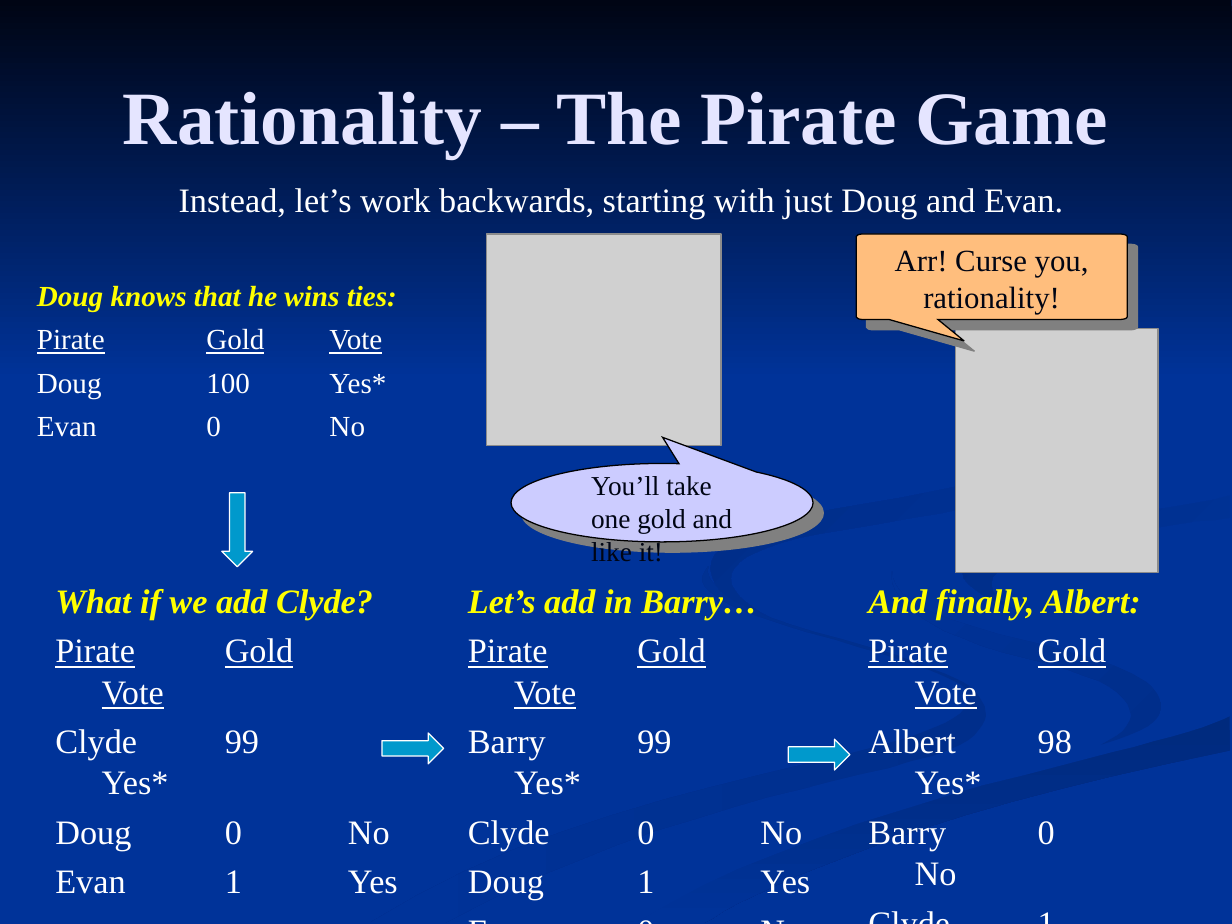
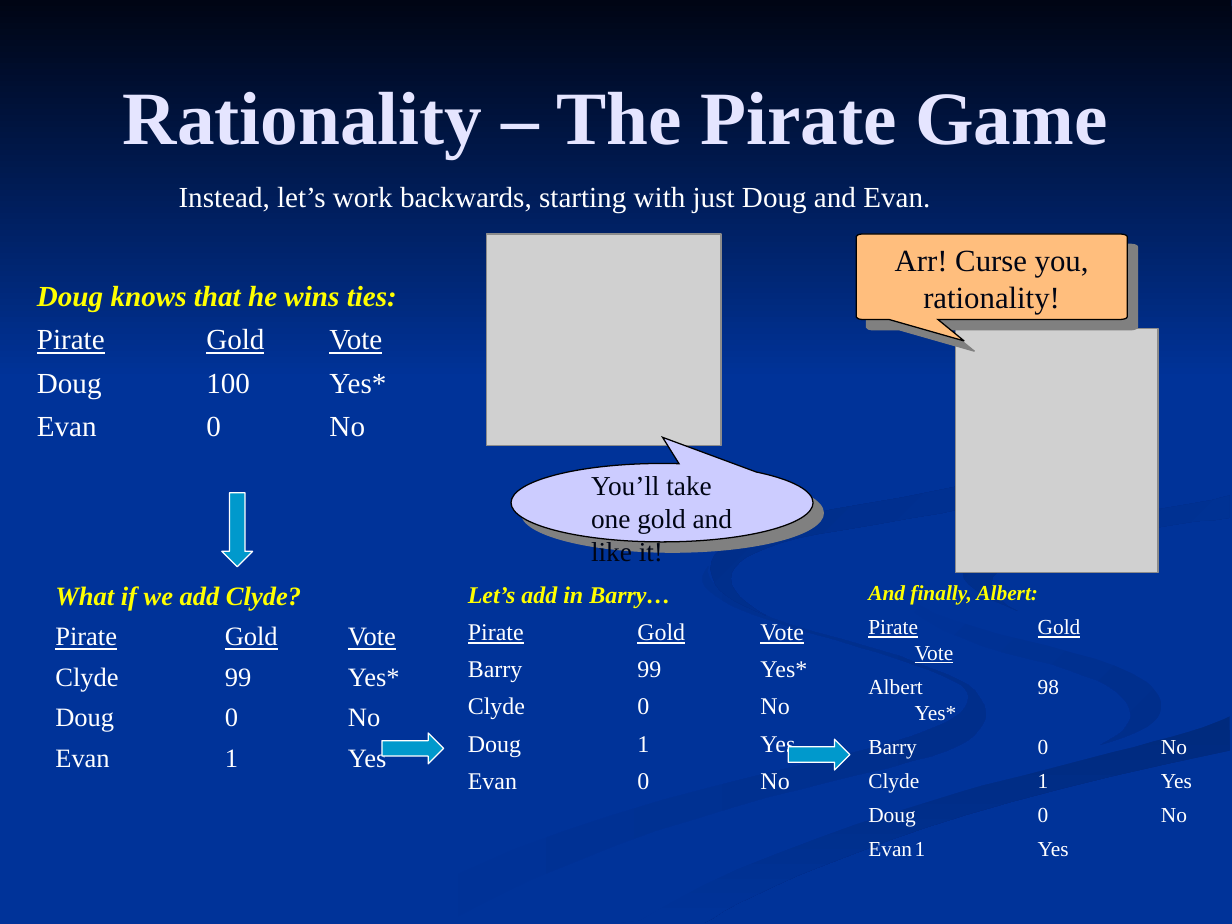
Before and after one commit to FleepyBeepy/Artificial-Intelligence, a slide deck: slide 4 of Lecture Slides/8.3 - Irrational Agents.ppt. Drawn at 1232x924 pixels with LibreOffice and Linux fonts; fonts in the diff are those of the drawing; grey boxes stand for pictures. Boxes give left, top, right and bottom in pixels: in the first picture for what was removed or moved away, otherwise in the second. Text is boxed around its words. In the diff, an @@ line names an element or a change of style, - is before the commit and + after.

```diff
--- a/Lecture Slides/8.3 - Irrational Agents.ppt
+++ b/Lecture Slides/8.3 - Irrational Agents.ppt
@@ text "Instead, let’s work backwards, starting ..." at bbox=[179, 186, 930, 213]: size 20 to 17 pt @@
@@ freeform shape at bbox=[711, 287, 1101, 616]: fill gradient #003399 to #002B82 to gradient #002B82 to #003399 @@
@@ freeform shape at bbox=[962, 495, 1230, 611]: fill gradient #003399 to #002D86 to gradient #002D86 to #003399 @@
@@ freeform shape at bbox=[370, 565, 986, 923]: fill gradient #002E8B to #003399 to gradient #003399 to #002E8B @@
@@ text "What if we add Clyde?" at bbox=[55, 586, 400, 768]: size 20 to 15.5 pt @@
@@ text "Let’s add in Barry…" at bbox=[468, 586, 807, 790]: size 20 to 14 pt @@
@@ text "And finally, Albert:" at bbox=[868, 585, 1192, 857]: size 20 to 12.5 pt @@
@@ freeform shape at bbox=[892, 572, 1162, 745]: fill gradient #002E8B to #003399 to gradient #003399 to #002E8B @@
```
Also in this commit, not shown: 8 other slides changed, 1 other file.
